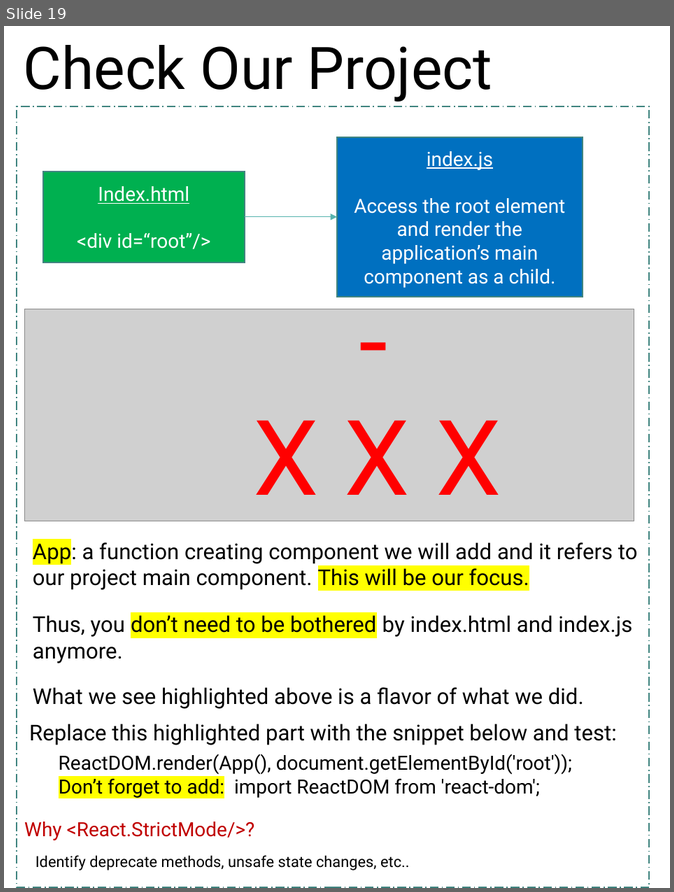
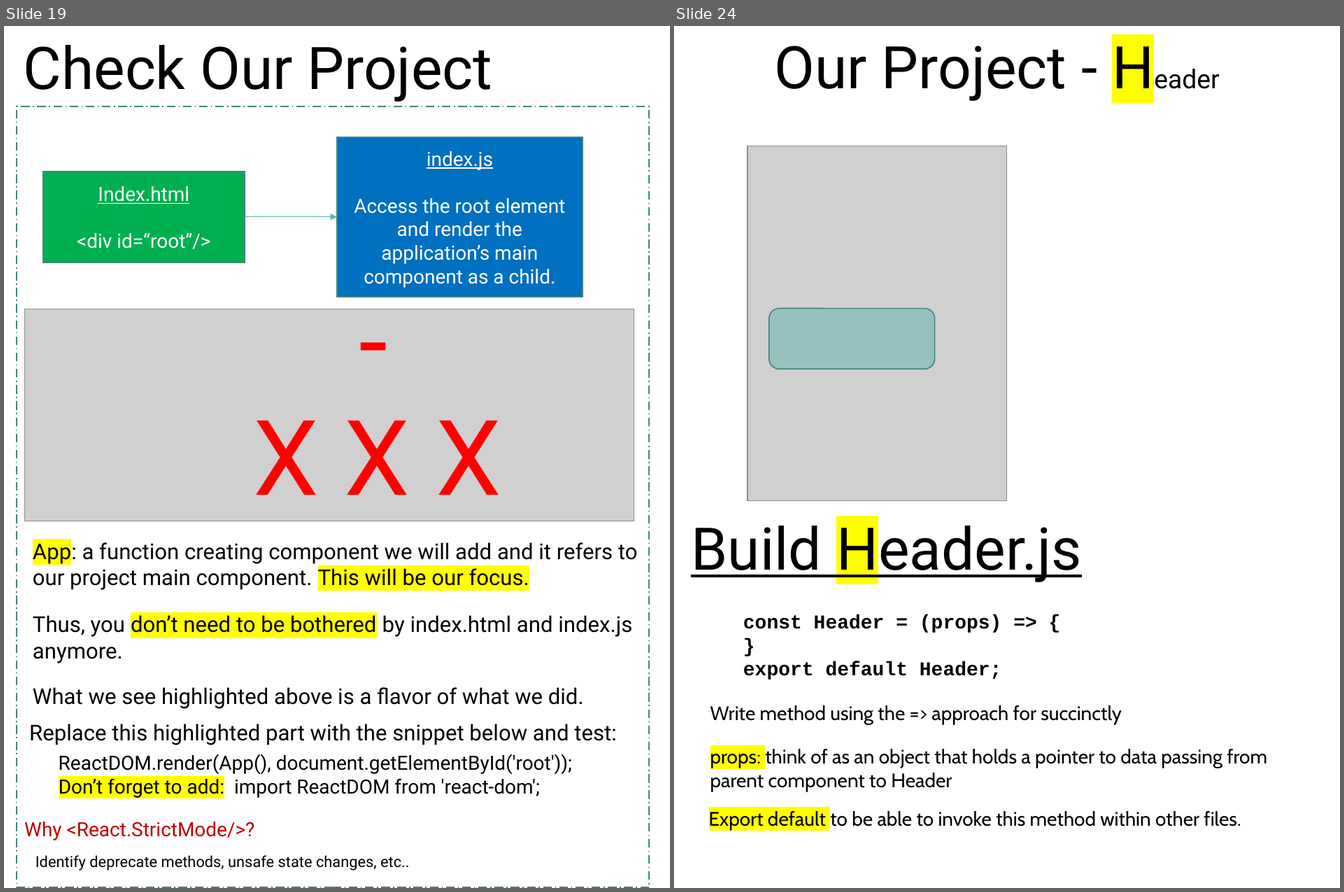
Before and after one commit to scorpion0511/mytracker, a slide deck: doc/React.pptx. Shown side by side, each under a label of ours: slide 19 before the commit, slides 19 and 24 after it; the slides between them are not shown. The pictures are 674x892 and 1344x892 pixels, drawn with LibreOffice and Linux fonts; fonts in the diff are those of the drawing; grey boxes stand for pictures. Boxes give left, top, right and bottom in pixels: in the first picture for what was removed or moved away, otherwise in the second. Text is boxed around its words. In the diff, an @@ line names an element or a change of style, - is before the commit and + after.

```diff
--- a/doc/React.pptx
+++ b/doc/React.pptx
@@ slide 24 added at (674, 26, 1340, 888), background #FFFFFF @@
@@ text added at (775, 46, 1067, 101), 54 pt, text #000000 @@
+Our Project - Header
@@ picture added at (748, 146, 1007, 501) @@
@@ rounded rectangle added at (769, 308, 934, 368), fill #58B4AE at 49% opacity, outline #418581 1 pt @@
@@ text added at (691, 517, 1082, 585), 54 pt, text #000000, underline @@
+Build Header.js
@@ text added at (743, 615, 1002, 680), 18 pt, text #000000, bold @@
+const Header = (props) => {
+}
+export default Header;
@@ text added at (710, 706, 1122, 725), 18 pt, text #000000 @@
+Write method using the => approach for succinctly
@@ text added at (710, 749, 1268, 792), 18 pt, text #000000 @@
+props: think of as an object that holds a pointer to data passing from parent component to Header
@@ text added at (709, 811, 1241, 830), 18 pt, text #000000 @@
+Export default to be able to invoke this method within other files.
```
Also in this commit, not shown: 1 slide changed, 4 other slides added, 3 slides removed.
